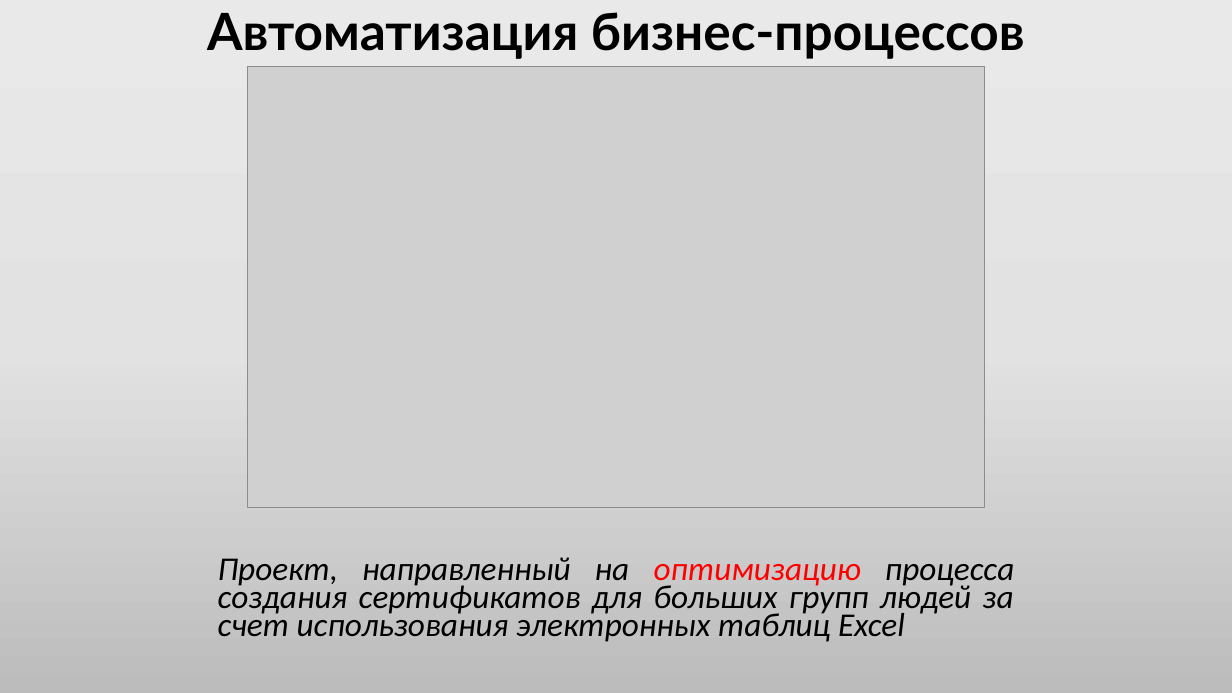
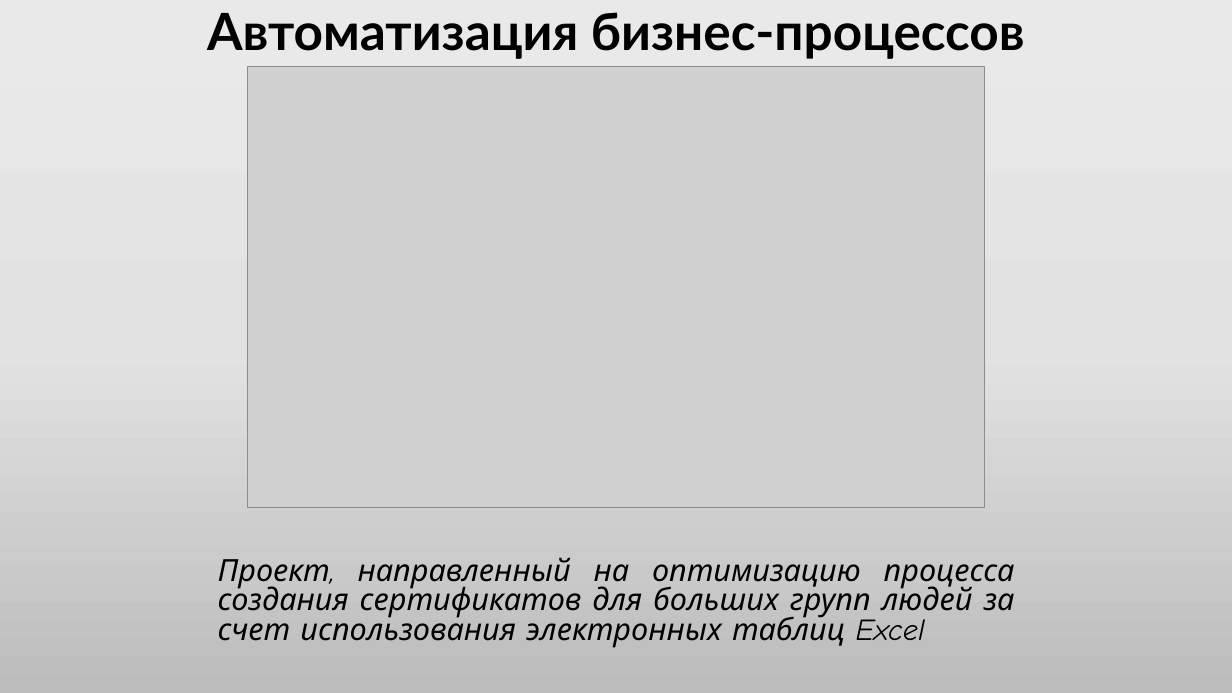
Before and after one commit to CyberBro9/aobp, a slide deck: slide 1 of ikar.pptx. Drawn at 1232x693 pixels with LibreOffice and Linux fonts; fonts in the diff are those of the drawing; grey boxes stand for pictures. Boxes give left, top, right and bottom in pixels: in the first picture for what was removed or moved away, otherwise in the second. Text is boxed around its words. In the diff, an @@ line names an element or a change of style, - is before the commit and + after.

```diff
--- a/ikar.pptx
+++ b/ikar.pptx
@@ subtitle "Проект, направленный на оптимизацию процесса ..." at box(218, 557, 1015, 648): size 25.9 to 23.8 pt, font Calibri to Comic Neue; text colour #FF0000 to #000000 in "оптимизацию"; line spacing 0.7 to 0.8 @@
```
Also in this commit, not shown: 3 slides removed, 3 other files.
